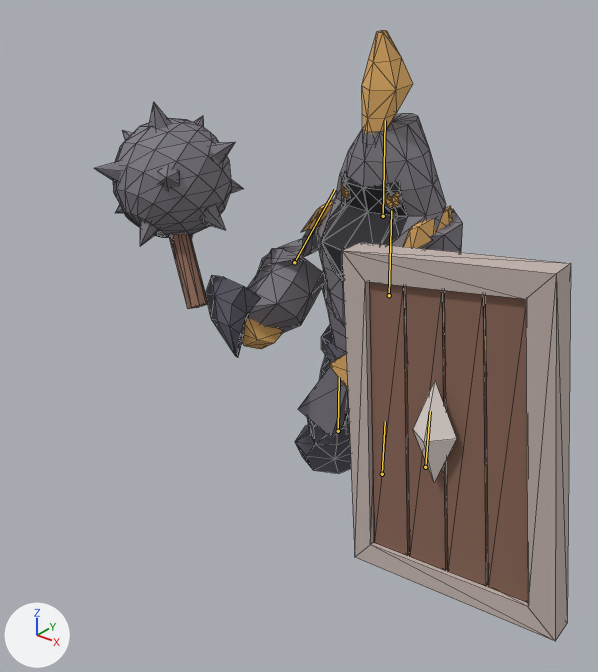
The glTF model art/enemies/guardian/production/animated/guardian.glb, before and after one commit.
Camera for both pictures: a camera (50 mm lens) standing at (1.113, -1.799, 1.486) and looking at (-0.02, -0.382, 0.607). Arrows for +X, +Y and +Z are at lower left; the lights stay in place. The picture after the commit comes second. Both versions are drawn at frame 3 of the action 'RecoveryThrust'; the numbers are the values there. The bones that bend it are drawn over the model as lines. Mesh edges are drawn as thin lines.

In view in the first picture: 'guardian | palette mesh'.
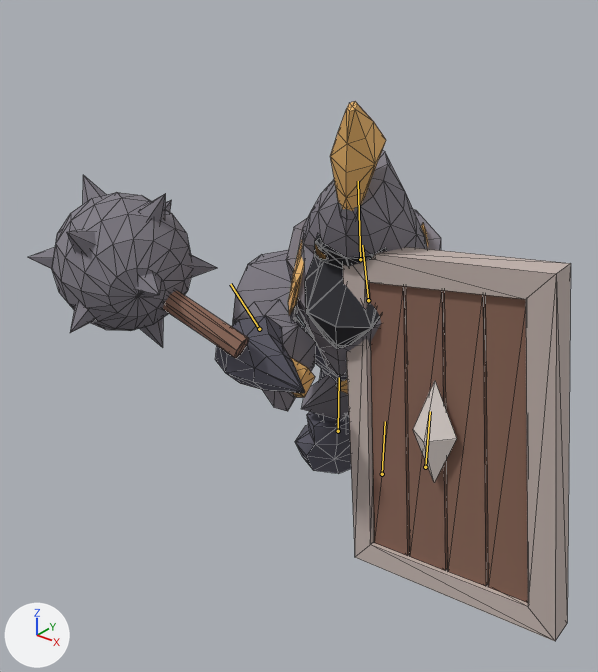
What the commit changed:
Bone 'body' (bone_body) moves from (0.0, 0.008, 0.0) to (0.0, 0.027, 0.101).
Bone 'body' (bone_body) turns from (3, 2, 0) to (34, 26, 0) degrees about its own x, y and z.
Bone 'head' (bone_head) turns from (0, 0, 0) to (-8, -9, 0) degrees about its own x, y and z.
Bone 'arm.L' (bone_arm_l) moves from (0.0, 0.0, 0.0) to (0.0, 0.0, 0.065).
Bone 'arm.L' (bone_arm_l) turns from (-48, -4, 0) to (-111, 37, 0) degrees about its own x, y and z.

Where the change shows, as pixel boxes (x1, y1, x2, y2) in the pictures (598 x 672 px):
'guardian | palette mesh', posed (14% wider, 12% shorter)
    before: (94, 30, 571, 641)
    after: (27, 101, 571, 641)
bone 'body', root to tip
    before: (389, 295) to (391, 210)
    after: (368, 300) to (362, 245)
bone 'head', root to tip
    before: (383, 216) to (385, 120)
    after: (360, 259) to (358, 181)
bone 'arm.L', root to tip
    before: (294, 262) to (335, 189)
    after: (259, 329) to (230, 284)
